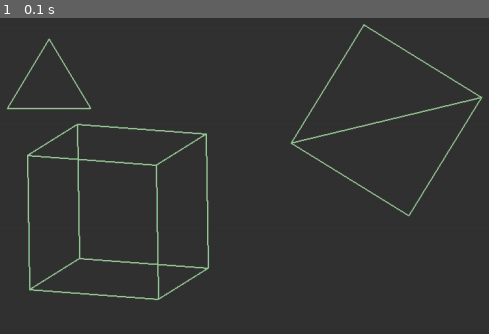
Above: before the commit, frame 1.
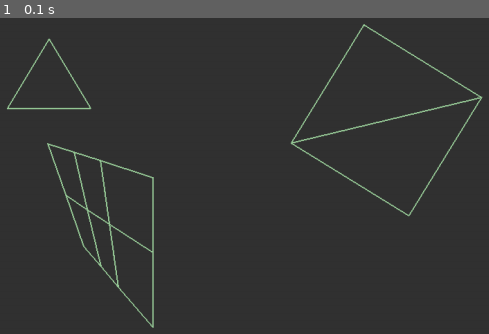
Above: after the commit, the same moment.

Repository: chebur5581/GraphicEngine_v1
Game: pygame game, started from 2D/main.py
Two runs of this game, one before a commit and one after it. Both use one fixed random seed, a clock stepped at 60 frames per second and the inputs below.
Inputs:
- Up to frame 1 (0.1 s): no input

The runs differ from the first frame. In frame 1, 2.6% of the frame differs, in the area x 5-43%, y 33-99%.

Commit message:
more some changes

Diff:
--- a/2D/world.py
+++ b/2D/world.py
@@ -18,7 +18,7 @@
                         np.array([(60, 50), (-60, 50), (0, -50)]),
                         np.array([((0, 1, 2))]))
 
-        self.obj = self.get_object_from_file('cube.obj', 100, (300, 400))
+        self.obj = self.get_object_from_file('test.obj', 50, (300, 400))
 
     # функция квадрата
     def quad(self, pos, size=float or int, facets=np.array([((0, 1, 2)), ((0, 2, 3))])):
Not shown, changed: 2D/test.obj
